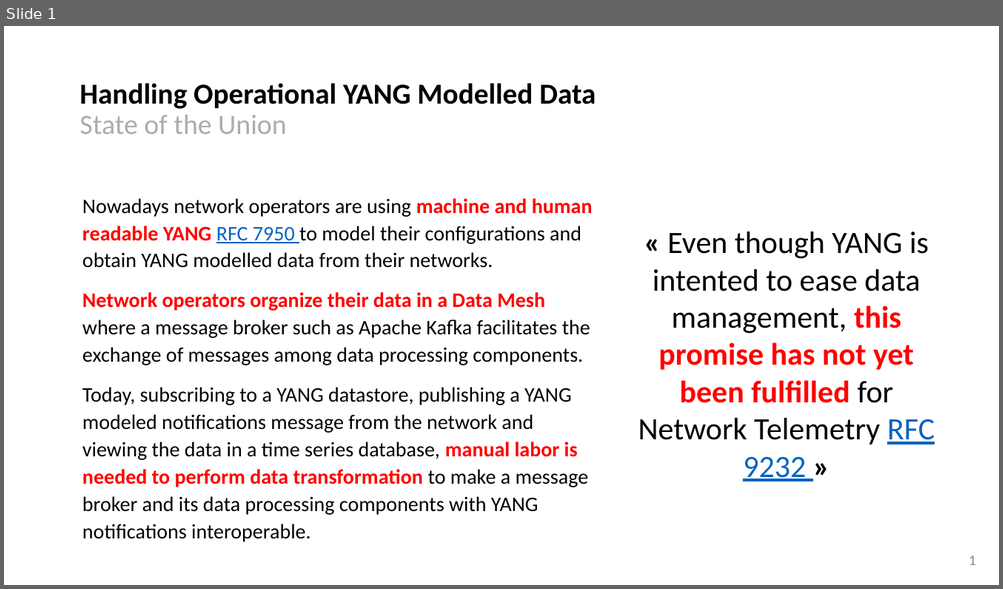
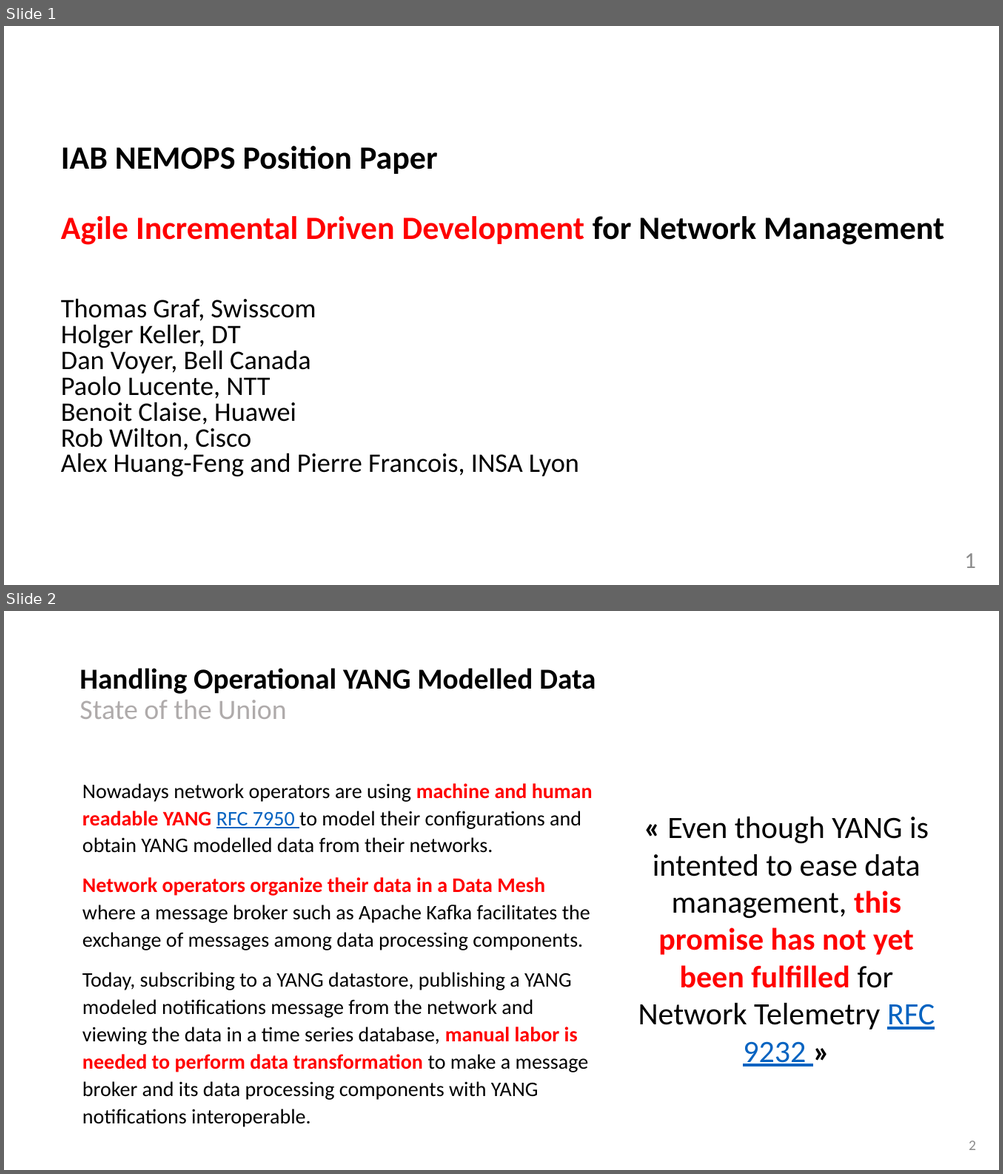
Before and after one commit to network-analytics/ietf-network-analytics-document-status, a slide deck: 122/NEMOPS/IAB NEMOPS - YANG-Push - Agile Incremental Driven Development.pptx. Shown one above the other, each under a label of ours: slide 1 before the commit, slides 1 and 2 after it. The pictures are 1003x589 and 1003x1174 pixels, drawn with LibreOffice and Linux fonts; fonts in the diff are those of the drawing. Boxes give left, top, right and bottom in pixels: in the first picture for what was removed or moved away, otherwise in the second. Text is boxed around its words. In the diff, an @@ line names an element or a change of style, - is before the commit and + after.

```diff
--- a/122/NEMOPS/IAB NEMOPS - YANG-Push - Agile Incremental Driven Development.pptx
+++ b/122/NEMOPS/IAB NEMOPS - YANG-Push - Agile Incremental Driven Development.pptx
@@ slide 1 added at <box>4,26,999,585</box>, background #FFFFFF @@
@@ text added at <box>61,146,944,477</box>, 25.9 pt, text #000000 @@
+IAB NEMOPS Position Paper
+Agile Incremental Driven Development for Network Management
+Thomas Graf, Swisscom
+Holger Keller, DT
+Dan Voyer, Bell Canada
+Paolo Lucente, NTT
+Benoit Claise, Huawei
+Rob Wilton, Cisco
+Alex Huang-Feng and Pierre Francois, INSA Lyon
@@ page number added at <box>964,554,976,568</box>, 22 pt, text #8C8C8C @@
+1
@@ what was slide 1 is now slide 2 @@
@@ page number at <box>968,1141,976,1150</box>: text changed @@
-1
+2
```
Also in this commit, not shown: 2 slides changed, 1 other slide added, 1 other file.
